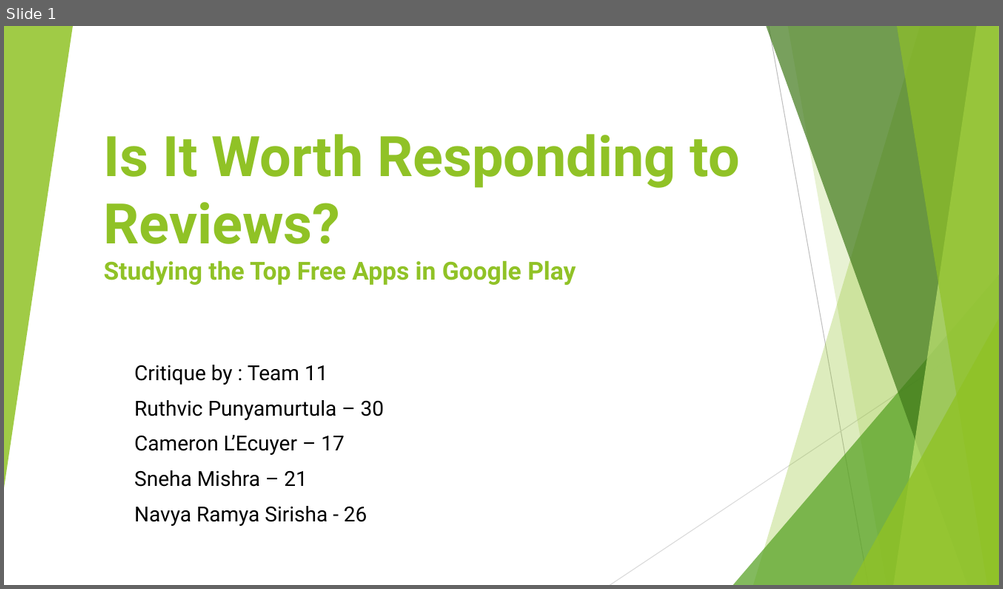
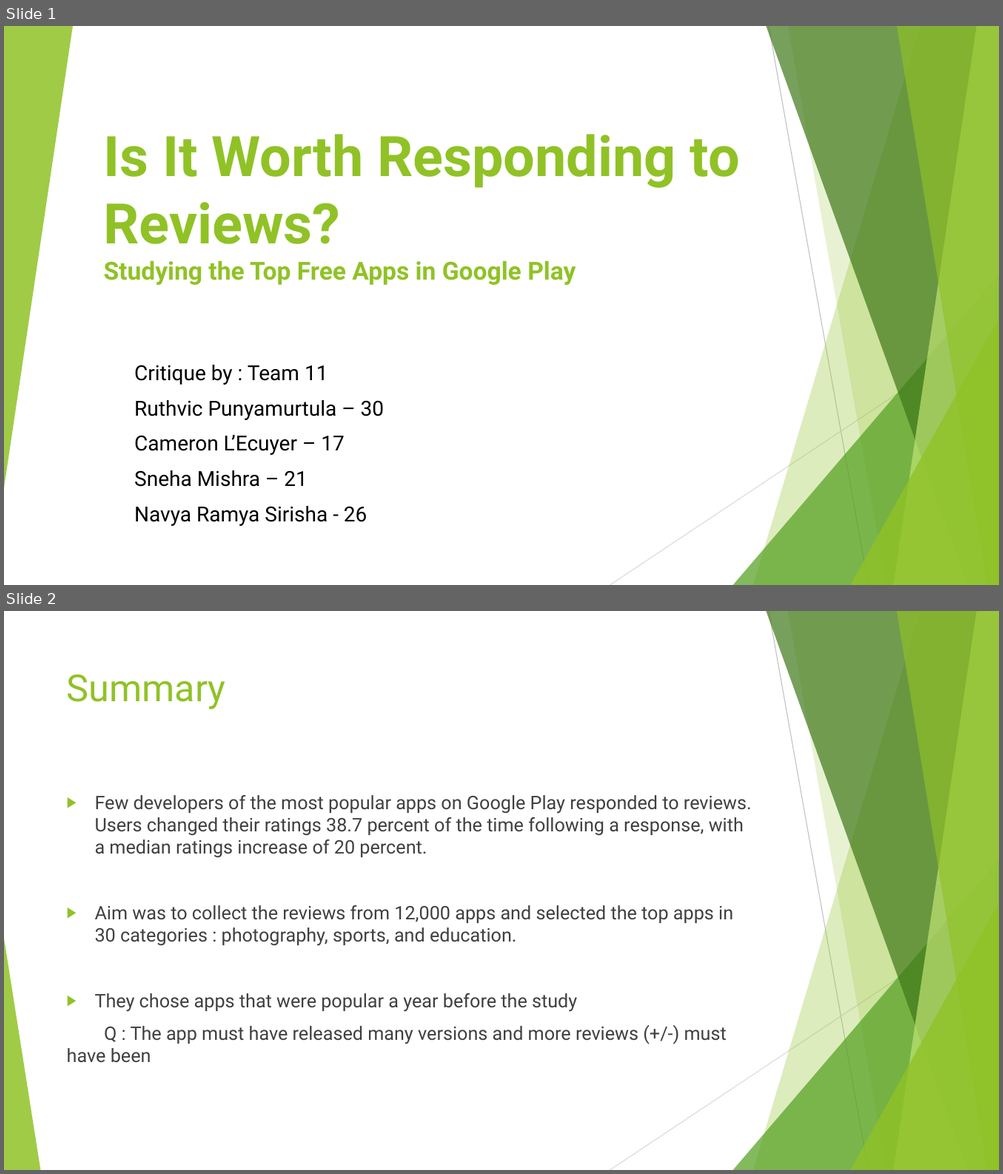
Before and after one commit to Ruthvicp/CS5551_Team_11_Project, a slide deck: Documentation/Critique/Critique.pptx. Shown one above the other, each under a label of ours: slide 1 before the commit, slides 1 and 2 after it. The pictures are 1003x589 and 1003x1174 pixels, drawn with LibreOffice and Linux fonts; fonts in the diff are those of the drawing. Boxes give left, top, right and bottom in pixels: in the first picture for what was removed or moved away, otherwise in the second. Text is boxed around its words. In the diff, an @@ line names an element or a change of style, - is before the commit and + after.

```diff
--- a/Documentation/Critique/Critique.pptx
+++ b/Documentation/Critique/Critique.pptx
@@ slide 2 added at [4,611,999,1170], background #FFFFFF; not listed: 9 template elements that a slide beside it also shows @@
@@ title added at [67,674,226,709], 36 pt, text #90C226 @@
+Summary
@@ text added at [67,795,751,1063], 18 pt, text #404040 @@
+▶ Few developers of the most popular apps on Google Play responded to reviews. Users changed their ratings 38.7 percent of the time following a response, with a median ratings increase of 20 percent.
+▶ Aim was to collect the reviews from 12,000 apps and selected the top apps in 30 categories : photography, sports, and education.
+▶ They chose apps that were popular a year before the study
+Q : The app must have released many versions and more reviews (+/-) must have been
@@ triangle added at [4,939,40,1170], fill #90C226 at 85% opacity @@
```
Also in this commit, not shown: 1 other slide added, 1 slide removed.
